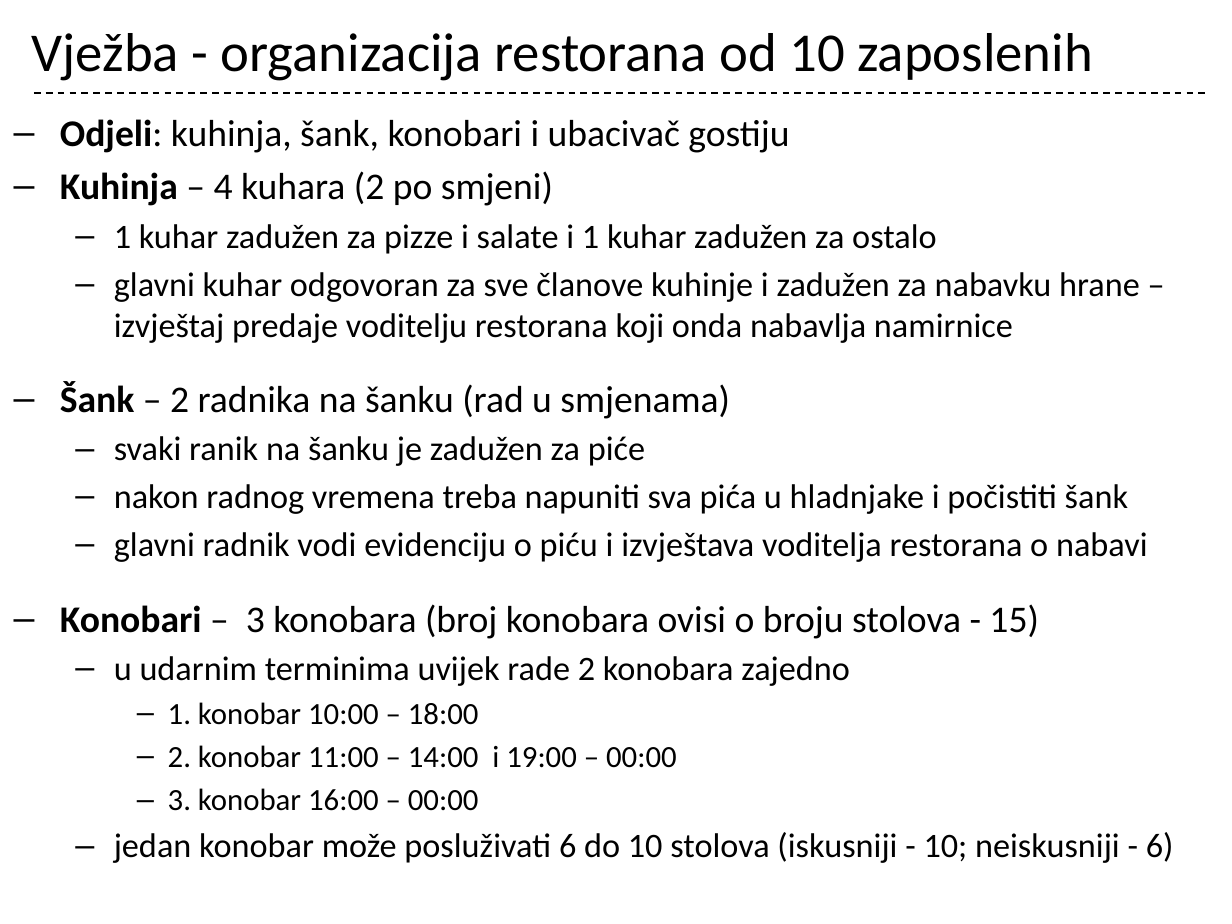
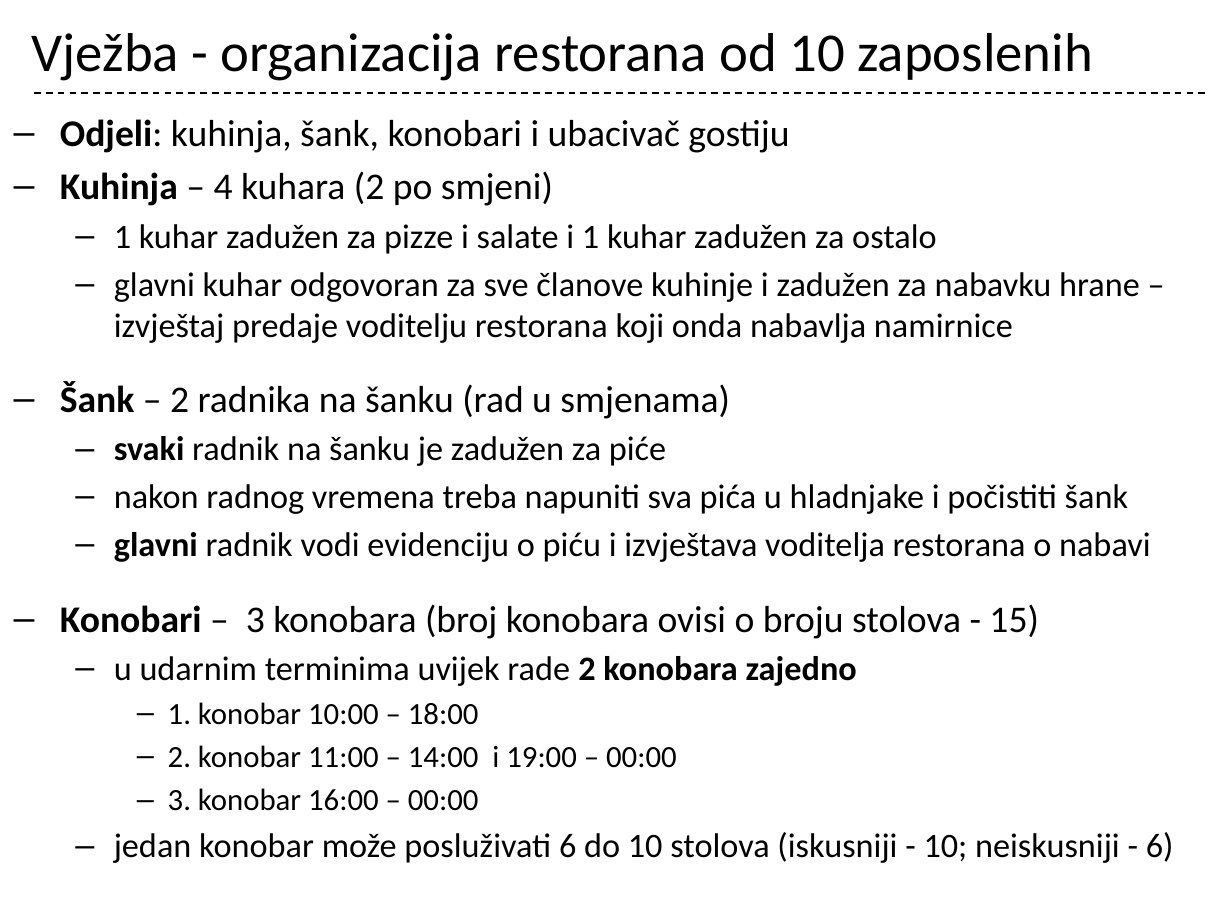
Before and after one commit to cornx/print, a slide deck: slide 10 of data/prezentacije/organizacija/001_Organizacija_uvod.pptx. Drawn at 1232x924 pixels with LibreOffice and Linux fonts; fonts in the diff are those of the drawing. Boxes give left, top, right and bottom in pixels: in the first picture for what was removed or moved away, otherwise in the second. Text is boxed around its words. In the diff, an @@ line names an element or a change of style, - is before the commit and + after.

```diff
--- a/data/prezentacije/organizacija/001_Organizacija_uvod.pptx
+++ b/data/prezentacije/organizacija/001_Organizacija_uvod.pptx
@@ text at bbox=[114, 436, 666, 466]: text changed @@
-  – svaki ranik na šanku je zadužen za piće
+  – svaki radnik na šanku je zadužen za piće
@@ text at bbox=[114, 532, 1151, 686]: bold on in "glavni", "2 konobara zajedno" @@
```
Also in this commit, not shown: 3 other slides changed.
